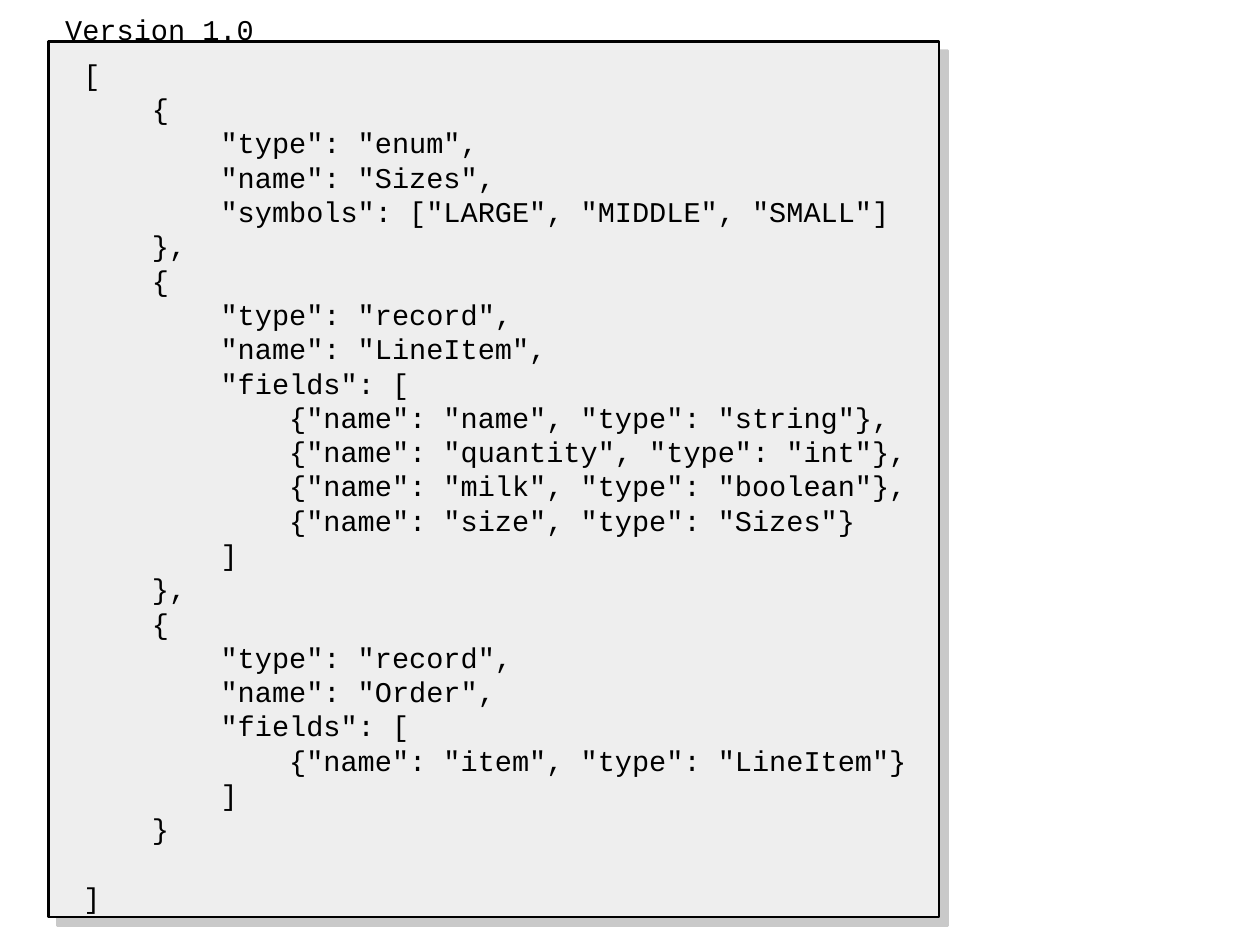
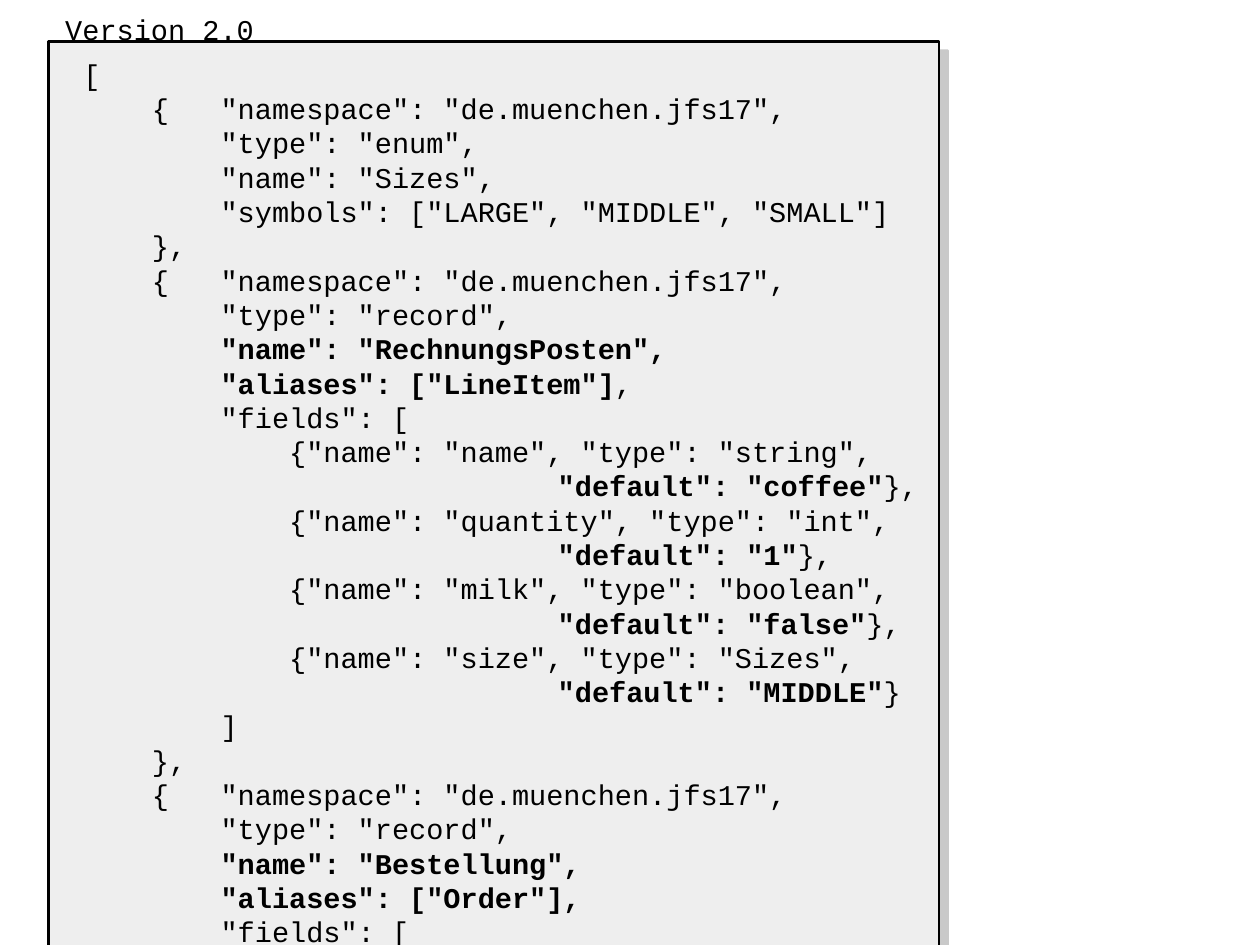
Before and after one commit to xdoo/schema_evolution_demo, a slide deck: slide 64 of Folien.odp (slide 56 before the commit). Drawn at 1260x945 pixels with LibreOffice and Linux fonts; fonts in the diff are those of the drawing. Boxes give left, top, right and bottom in pixels: in the first picture for what was removed or moved away, otherwise in the second. Text is boxed around its words. In the diff, an @@ line names an element or a change of style, - is before the commit and + after.

```diff
--- a/Folien.odp
+++ b/Folien.odp
@@ text at (65,20,253,43): text changed @@
-Version 1.0
+Version 2.0
@@ rectangle: place and size @@
-rectangle at (48,41,939,917)
+rectangle at (48,41,939,945)
@@ text at (221,99,786,125): text changed @@
-{
+{ "namespace": "de.muenchen.jfs17",
@@ text at (221,270,786,297): text changed @@
-{
+{ "namespace": "de.muenchen.jfs17",
@@ text at (221,339,667,400): text changed; bold on @@
-"name": "LineItem",
+"name": "RechnungsPosten",
+"aliases": ["LineItem"],
@@ text at (289,442,917,708): text changed @@
-{"name": "name", "type": "string"},
-{"name": "quantity", "type": "int"},
-{"name": "milk", "type": "boolean"},
-{"name": "size", "type": "Sizes"}
+{"name": "name", "type": "string",
+"default": "coffee"},
+{"name": "quantity", "type": "int",
+"default": "1"},
+{"name": "milk", "type": "boolean",
+"default": "false"},
+{"name": "size", "type": "Sizes",
+"default": "MIDDLE"}
@@ text at (289,750,907,777): text changed @@
-{"name": "item", "type": "LineItem"}
+{"name": "item", "type": "RechnungsPosten"}
@@ text at (221,785,786,811): text changed @@
-{
+{ "namespace": "de.muenchen.jfs17",
@@ text at (221,853,581,914): text changed; bold on @@
-"name": "Order",
+"name": "Bestellung",
+"aliases": ["Order"],
```
Also in this commit, not shown: 9 other slides changed, 9 slides added, 4 slides removed, 2 other files.
